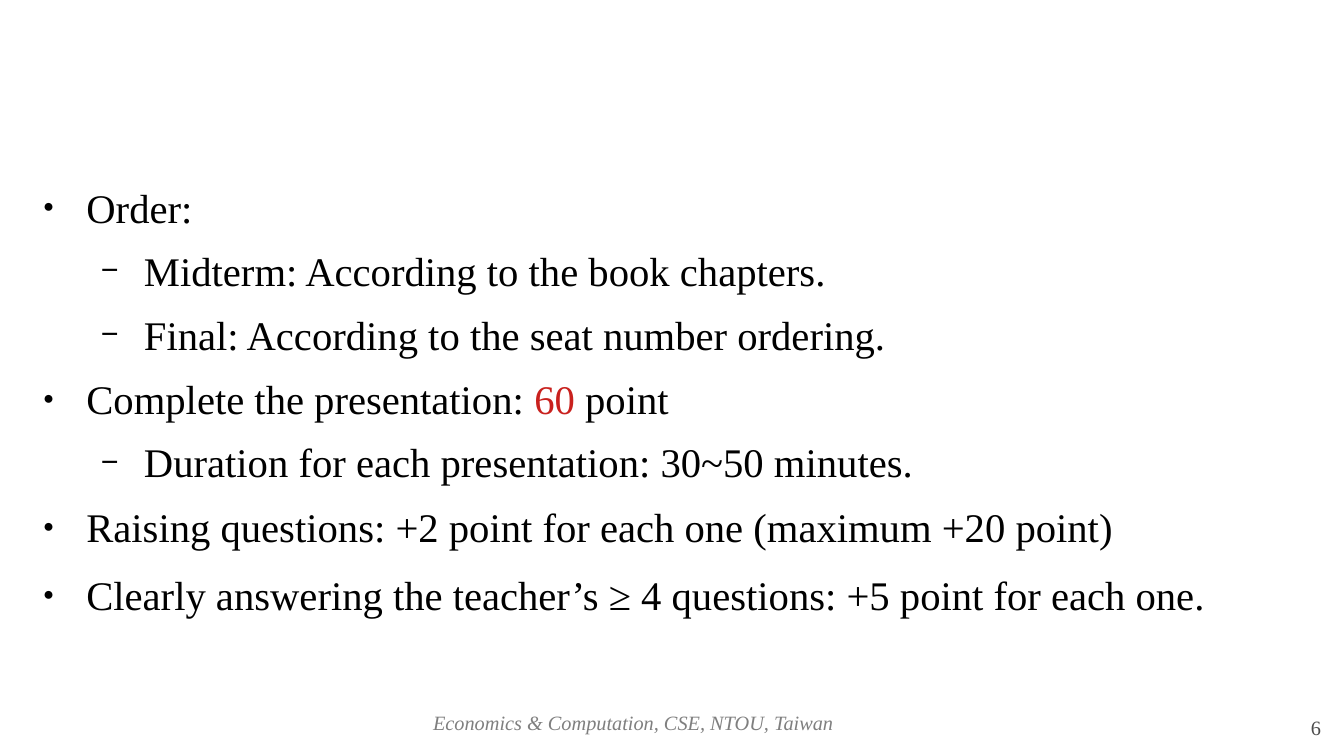
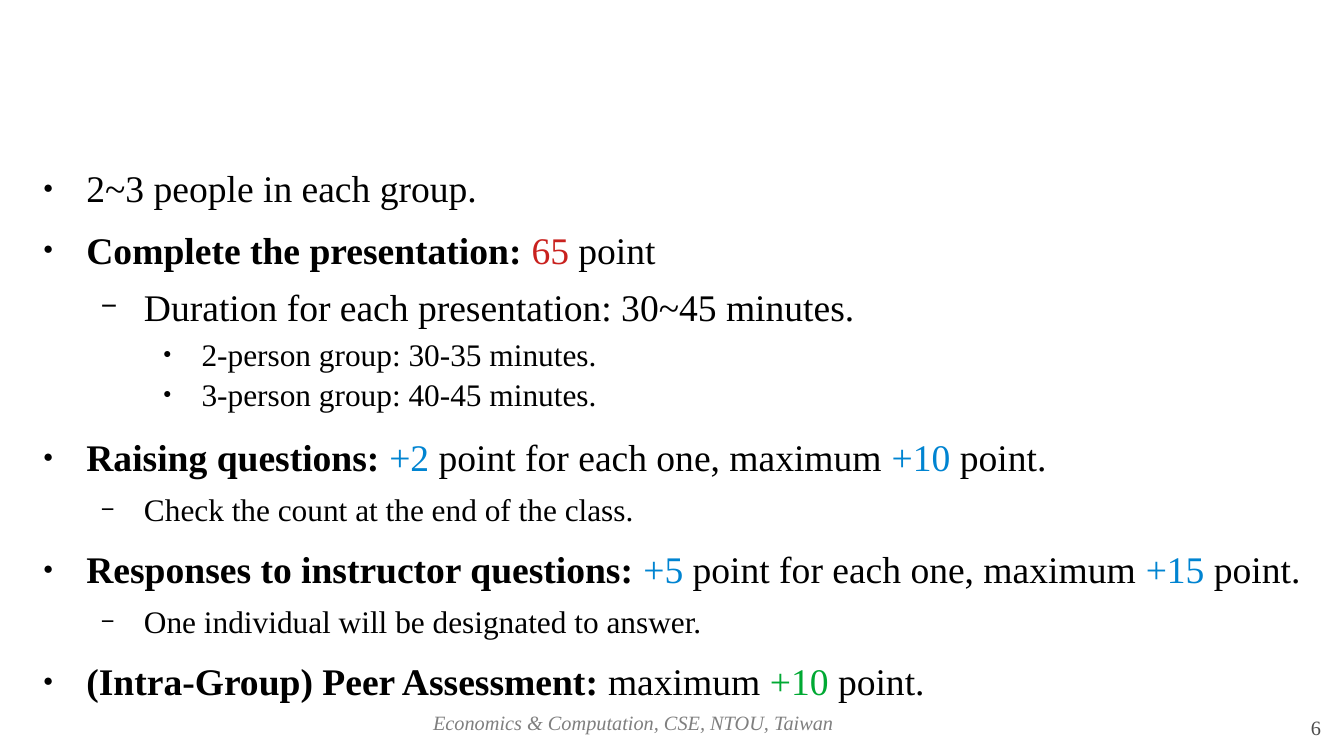
Before and after one commit to josephcclin/josephcclin.github.io, a slide deck: slide 6 of courses/ec/slides/ec_lect_introduction.odp. Drawn at 1344x756 pixels with LibreOffice and Linux fonts; fonts in the diff are those of the drawing; background and template pictures are left out. Boxes give left, top, right and bottom in pixels: in the first picture for what was removed or moved away, otherwise in the second. Text is boxed around its words. In the diff, an @@ line names an element or a change of style, - is before the commit and + after.

```diff
--- a/courses/ec/slides/ec_lect_introduction.odp
+++ b/courses/ec/slides/ec_lect_introduction.odp
@@ text at [86, 176, 1301, 703]: text changed; size 24 to 22.2 pt @@
-● Order:
-  − Midterm: According to the book chapters.
-  − Final: According to the seat number ordering.
-● Complete the presentation: 60 point
-  − Duration for each presentation: 30~50 minutes.
-● Raising questions: +2 point for each one (maximum +20 point)
-● Clearly answering the teacher’s ≥ 4 questions: +5 point for each one.
+● 2~3 people in each group.
+● Complete the presentation: 65 point
+  − Duration for each presentation: 30~45 minutes.
+    ● 2-person group: 30-35 minutes.
+    ● 3-person group: 40-45 minutes.
+● Raising questions: +2 point for each one, maximum +10 point.
+  − Check the count at the end of the class.
+● Responses to instructor questions: +5 point for each one, maximum +15 point.
+  − One individual will be designated to answer.
+● (Intra-Group) Peer Assessment: maximum +10 point.
```
Also in this commit, not shown: 4 other slides changed, 1 other file.
